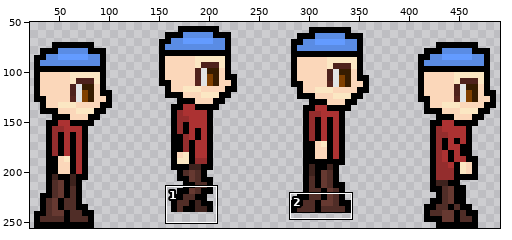
Sprite sheet: SpriteJeux/hoomansideright.png. Above: a wide view before the commit, with the close-up outlined.
Close-up. Old version:
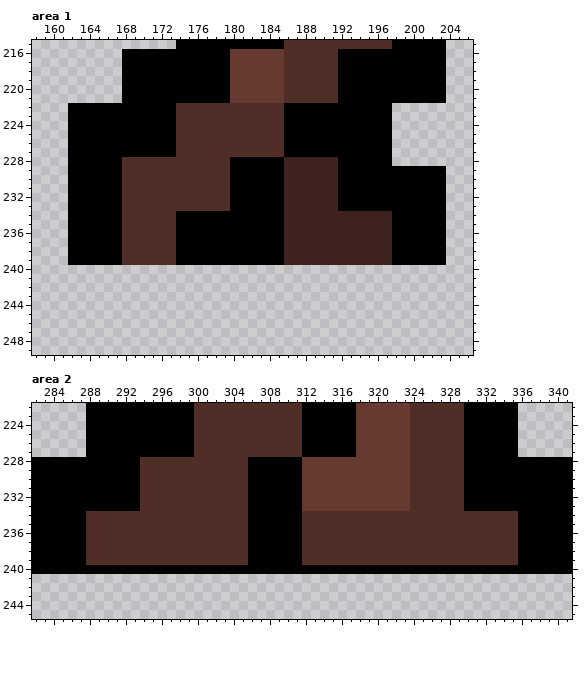
The file is 512x256 pixels. Shown: area 1: x 158..206, y 215..249; area 2: x 282..341, y 222..245. The old version is drawn lined up with the new one. The wide view leaves out empty margins. The commit also changed other parts of the picture, which this record leaves out.
Now the later version:
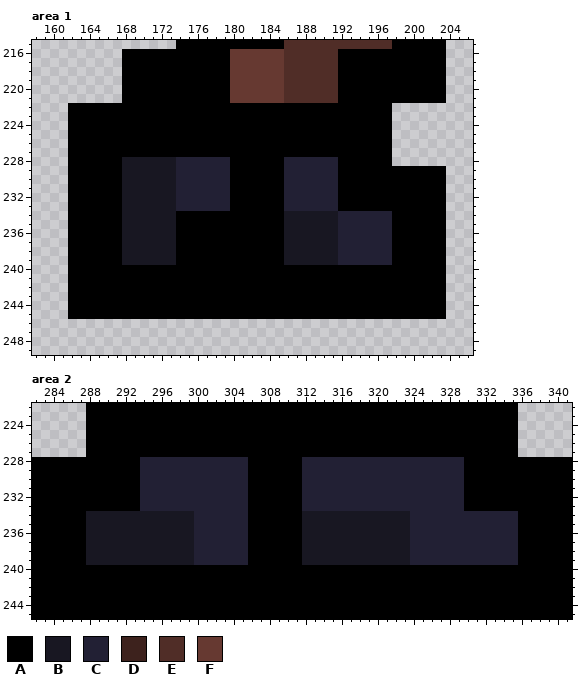
Palette (. is transparent): A #000000  B #181722  C #222034  D #3d221d  E #502d27  F #663931
Change:
drawings rearranged on the sheet (the old picture shows each at its new place)
Area 1:
The edit adds colour A in rows 240 to 245 at x 162 to 203.
Colour E gives way to colour A in rows 222 to 227 at x 174 to 185.
Colour D gives way to colour B in rows 234 to 239 at x 186 to 191.
Colour E gives way to colour B in rows 228 to 239 at x 168 to 173.
Colour D gives way to colour C in rows 228 to 233 at x 186 to 191; in rows 234 to 239 at x 192 to 197.
Colour E gives way to colour C in rows 228 to 233 at x 174 to 179.
Area 2:
The edit adds colour A in rows 241 to 245 at x 282 to 341.
Colour E gives way to colour A in rows 222 to 227 at x 300 to 311 and 324 to 329.
Colour F gives way to colour A in rows 222 to 227 at x 318 to 323.
Colour E gives way to colour B in rows 234 to 239 at x 288 to 299 and 312 to 323.
Colour E gives way to colour C in rows 228 to 233 at x 294 to 305 and 324 to 329; in rows 234 to 239 at x 300 to 305 and 324 to 335.
Colour F gives way to colour C in rows 228 to 233 at x 312 to 323.
Boxes around the changes in both close-ups, in picture pixels (x1, y1, x2, y2):
changed: (68, 103, 446, 319)
changed: (32, 403, 572, 619)
